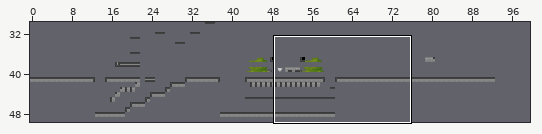
Tiled map, stored at Game/core/assets/level3.tmx. The picture above shows the old version from afar; the outline marks the close-up.
Close-up. The starting point:
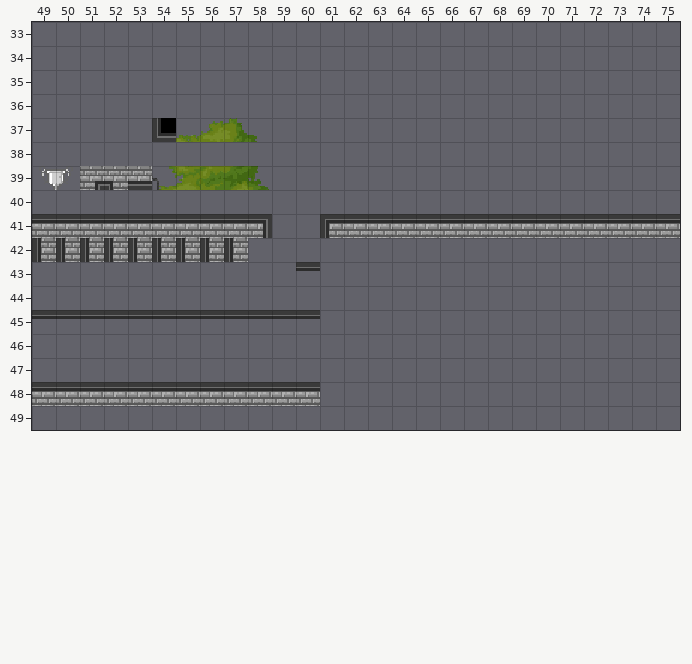
Cells are 16x16 px. Shown: x 49..75, y 33..49. The commit also changed other parts of the map, which this record leaves out.
The same view after the edit:
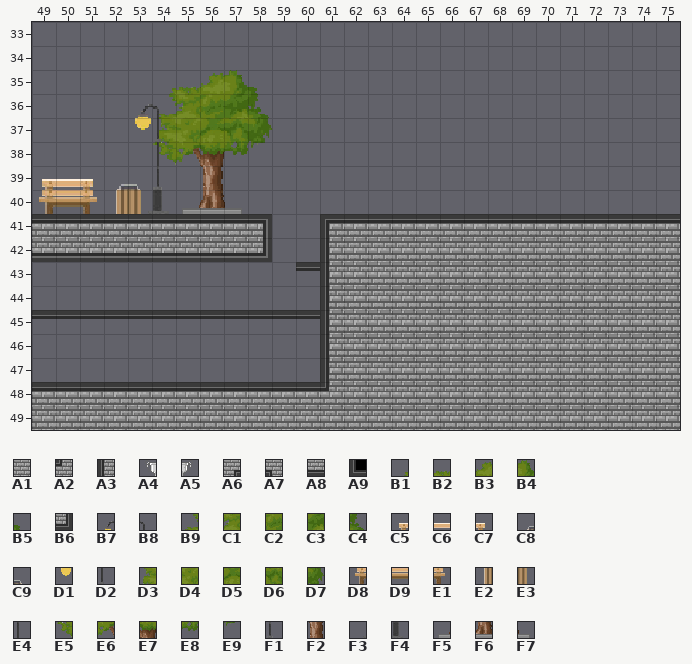
Key: from "Style": A1 64, A2 66, A3 68, A4 128, A5 129, A6 130, A7 131, A8 132, A9 137, B1 144, B2 145, B3 146, B4 147, B5 148, B6 195, B7 200, B8 201, B9 208, C1 209, C2 210, C3 211, C4 212, C5 256, C6 257, C7 258, C8 259, C9 260, D1 264, D2 265, D3 272, D4 273, D5 274, D6 275, D7 276, D8 320, D9 321, E1 322, E2 323, E3 324, E4 329, E5 336, E6 337, E7 338, E8 339, E9 340, F1 393, F2 402, F3 456, F4 457, F5 465, F6 466, F7 467.
__ is an empty cell.
The edit:
Layer "bg":
Tile A1 is added in rows 42 to 48 at x 62 to 75; in row 49 at x 49 to 75.
Tile A2 is added in row 48 at x 61.
Tile A3 is added in rows 42 to 47 at x 61.
Tile A8 replaces tile A3 in row 42 at x 49 to 57.
Tile B6 is added in row 42 at x 58.
Layer "m1":
Tile B1 is added in row 35 at x 54.
Tile B2 is added in row 35 at x 55.
Tile B3 is added in row 35 at x 56.
Tile B4 is added in row 35 at x 57.
Tile B5 is added in row 35 at x 58.
Tile B9 is added in row 36 at x 54.
Tile C1 is added in row 36 at x 55.
Tile C2 is added in row 36 at x 56.
Tile C3 is added in row 36 at x 57.
Tile C4 is added in row 36 at x 58.
Tile C5 replaces tile A4 in row 39 at x 49.
Tile C6 replaces tile A5 in row 39 at x 50.
Tile C7 replaces tile A6 in row 39 at x 51.
Tile D3 is added in row 37 at x 54.
Tile D4 replaces tile B2 in row 37 at x 55.
Tile D5 replaces tile B3 in row 37 at x 56.
Tile D6 replaces tile B4 in row 37 at x 57.
Tile D7 replaces tile B5 in row 37 at x 58.
Tile D8 is added in row 40 at x 49.
Tile D9 is added in row 40 at x 50.
Tile E1 is added in row 40 at x 51.
Tile E5 is added in row 38 at x 54.
Tile E6 is added in row 38 at x 55.
Tile E7 is added in row 38 at x 56.
Tile E8 is added in row 38 at x 57.
Tile E9 is added in row 38 at x 58.
Tile F2 replaces tile C2 in row 39 at x 56.
Tile F5 is added in row 40 at x 55.
Tile F6 is added in row 40 at x 56.
Tile F7 is added in row 40 at x 57.
Tile B9 is removed in row 39 at x 54.
Tile C1 is removed in row 39 at x 55.
Tile C3 is removed in row 39 at x 57.
Tile C4 is removed in row 39 at x 58.
Layer "m2":
Tile B7 is added in row 36 at x 53.
Tile B8 is added in row 36 at x 54.
Tile D1 is added in row 37 at x 53.
Tile D2 replaces tile A9 in row 37 at x 54.
Tile E4 is added in row 38 at x 54.
Tile F1 replaces tile B8 in row 39 at x 54.
Tile F3 is added in row 40 at x 53.
Tile F4 is added in row 40 at x 54.
The tile that lay hidden is removed in row 39 at x 53.
Layer "m3":
Tile C8 replaces tile A7 in row 39 at x 52.
Tile C9 replaces tile A8 in row 39 at x 53.
Tile E2 is added in row 40 at x 52.
Tile E3 is added in row 40 at x 53.
